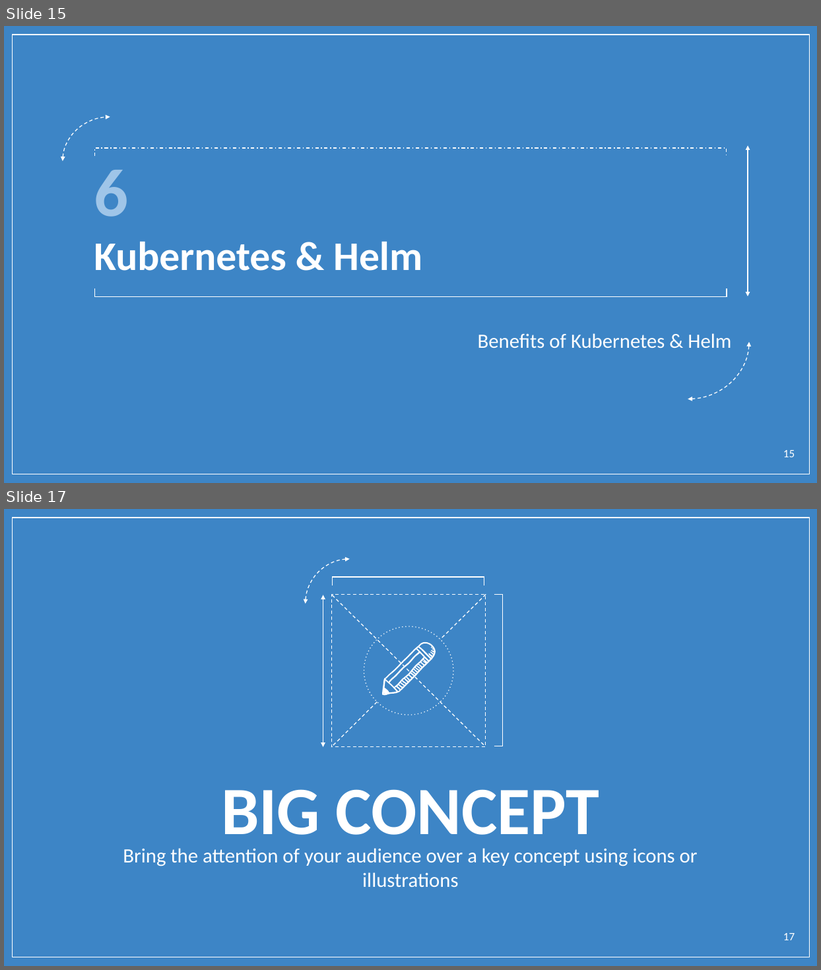
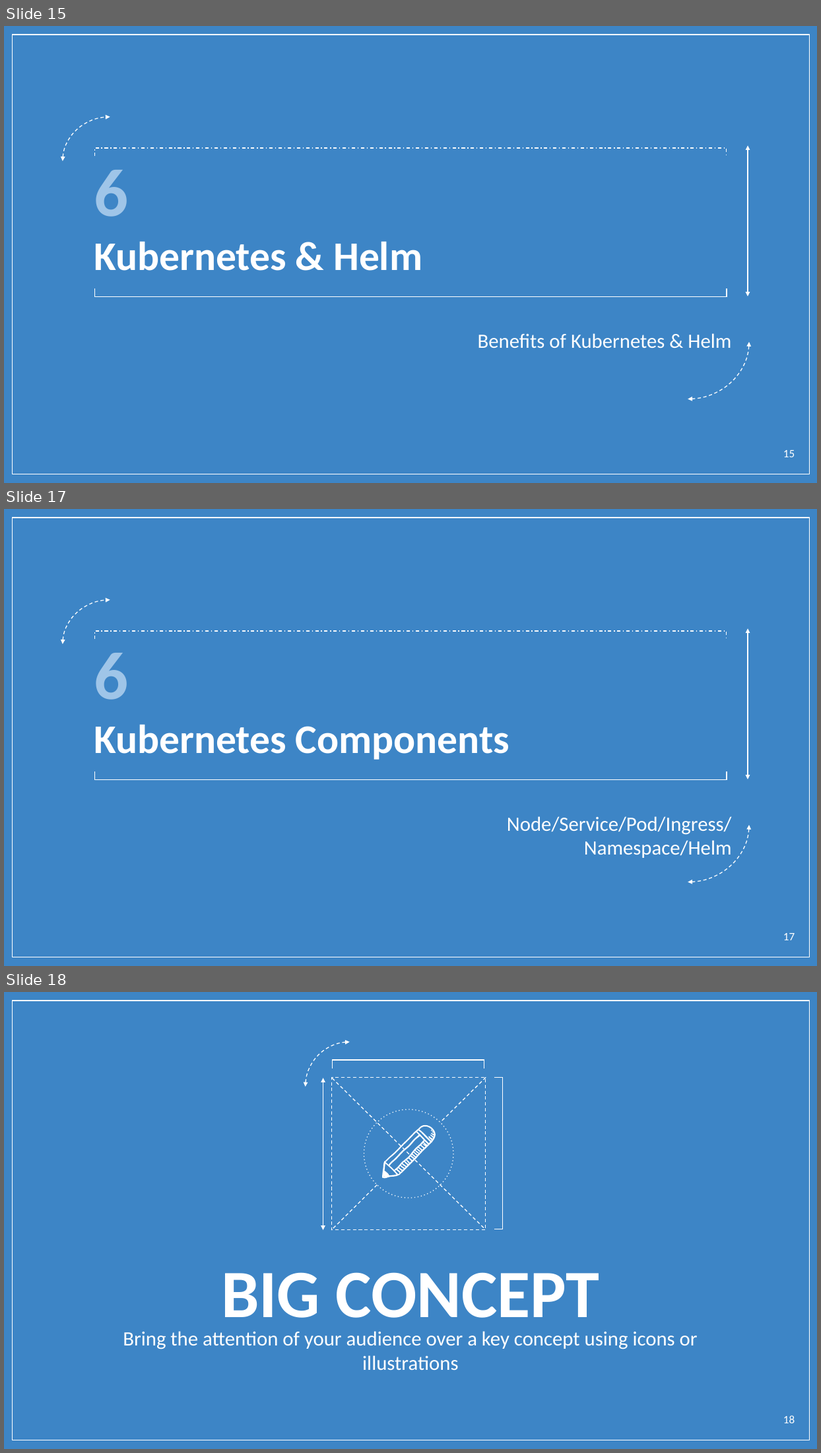
Before and after one commit to BrianChen0527/postgreSQL, a slide deck: ASUS_Docker_bootcamp/Docker Quiz.pptx. Shown one above the other, each under a label of ours: slides 15 and 17 before the commit, slides 15, 17 and 18 after it; the slides between them are not shown. The pictures are 821x970 and 821x1453 pixels, drawn with LibreOffice and Linux fonts; fonts in the diff are those of the drawing; background and template pictures are left out. Boxes give left, top, right and bottom in pixels: in the first picture for what was removed or moved away, otherwise in the second. Text is boxed around its words. In the diff, an @@ line names an element or a change of style, - is before the commit and + after.

```diff
--- a/ASUS_Docker_bootcamp/Docker Quiz.pptx
+++ b/ASUS_Docker_bootcamp/Docker Quiz.pptx
@@ slide 17 added at box(4, 509, 817, 966), background picture (left out); not listed: 6 template elements that a slide beside it also shows @@
@@ title added at box(94, 653, 510, 760), 36 pt, text #FFFFFF, bold @@
+6
+Kubernetes Components
@@ subtitle added at box(507, 817, 732, 858), 18 pt, text #FFFFFF @@
+Node/Service/Pod/Ingress/Namespace/Helm
@@ page number added at box(783, 933, 795, 941), 10 pt, text #FFFFFF @@
+17
@@ what was slide 17 is now slide 18 @@
@@ page number at box(783, 1416, 795, 1424): text changed @@
-17
+18
```
Also in this commit, not shown: 6 slides changed, 2 other files.
